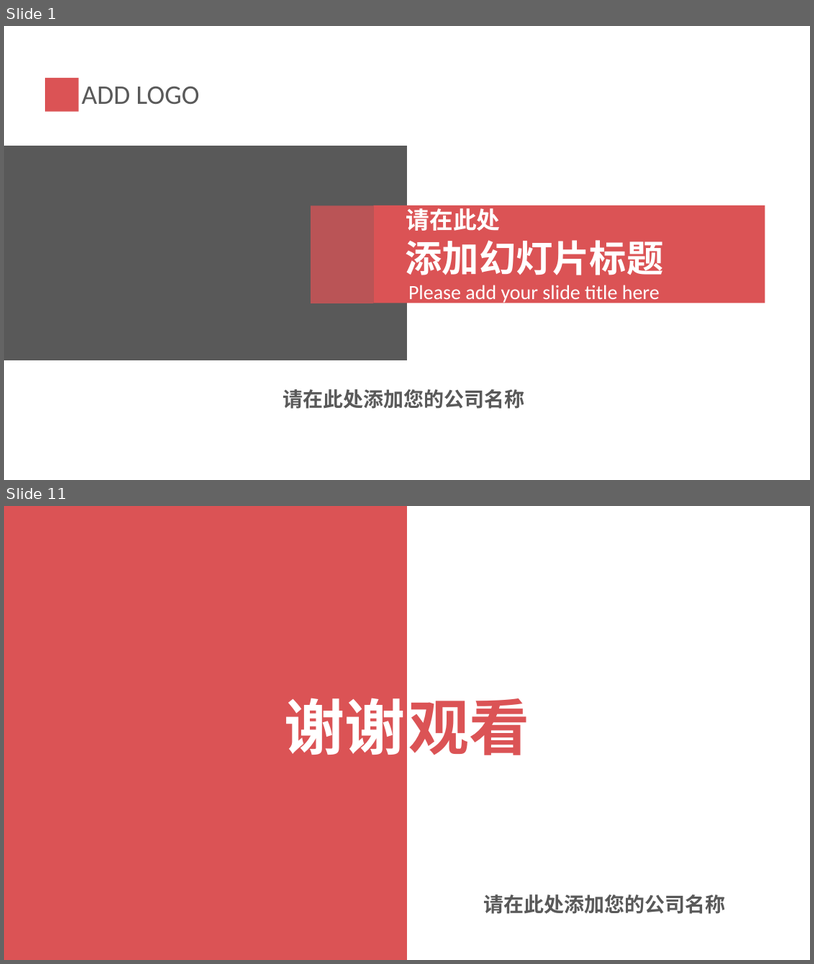
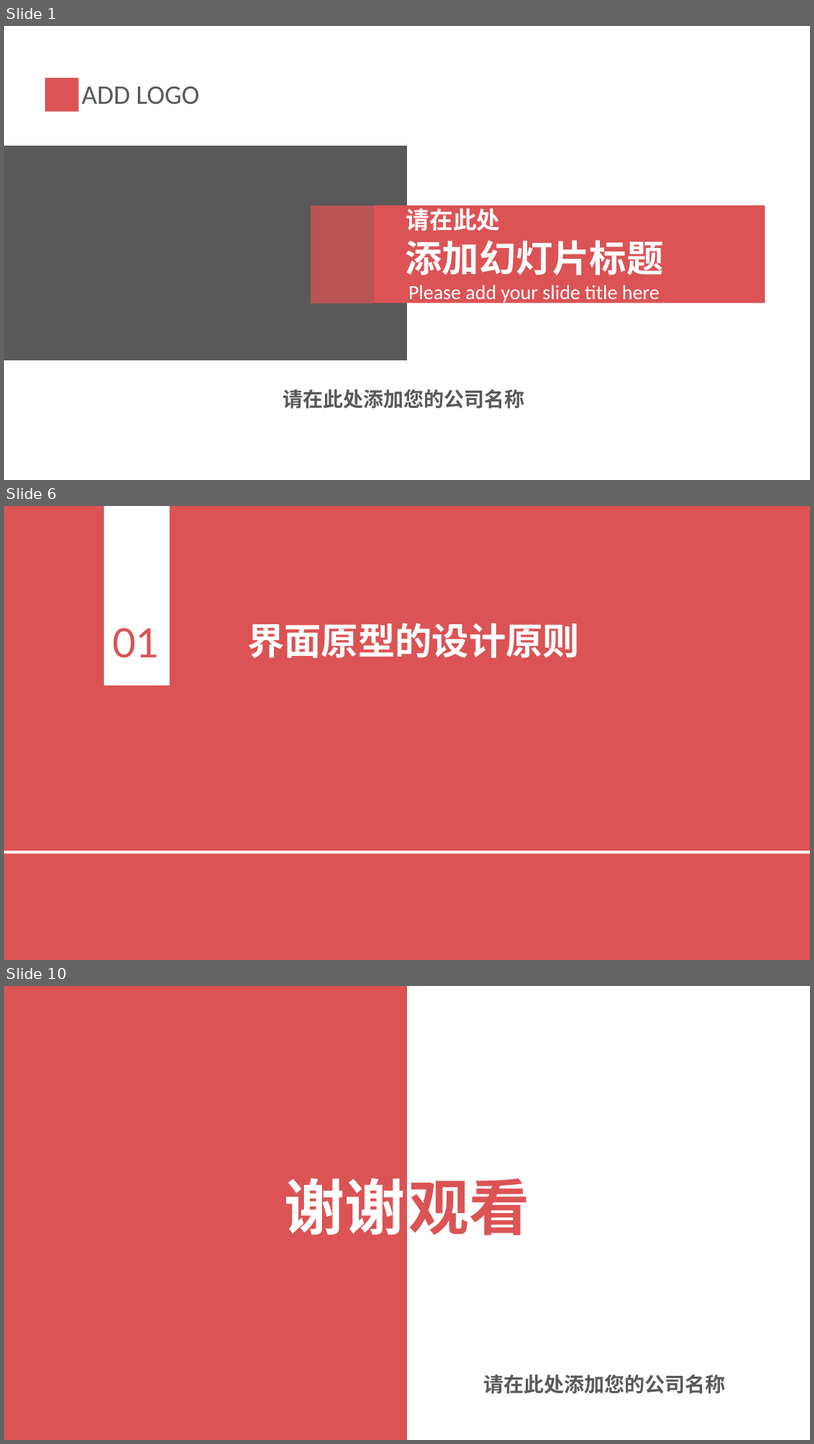
Before and after one commit to PRD2018-G03/PRD2018-G03-SoftwareEngineeringProject, a slide deck: 非受控文档/2_叶柏成/PPT/红灰配色简洁实用PPT模板.pptx. Shown one above the other, each under a label of ours: slides 1 and 11 before the commit, slides 1, 6 and 10 after it; the slides between them are not shown. The pictures are 814x964 and 814x1444 pixels, drawn with LibreOffice and Linux fonts; fonts in the diff are those of the drawing. Boxes give left, top, right and bottom in pixels: in the first picture for what was removed or moved away, otherwise in the second. Text is boxed around its words. In the diff, an @@ line names an element or a change of style, - is before the commit and + after.

```diff
--- a/非受控文档/2_叶柏成/PPT/红灰配色简洁实用PPT模板.pptx
+++ b/非受控文档/2_叶柏成/PPT/红灰配色简洁实用PPT模板.pptx
@@ slide 6 added at (4, 506, 810, 960), background #FFFFFF @@
@@ rectangle added at (4, 506, 810, 960), fill #DB5355 @@
@@ rectangle added at (104, 506, 170, 685), fill #FFFFFF @@
@@ text added at (113, 628, 160, 658), 48 pt, text #DB5355 @@
+01
@@ text added at (247, 623, 580, 658), 44 pt, text #FFFFFF, bold @@
+界面原型的设计原则
@@ rectangle added at (4, 850, 810, 853), fill #FFFFFF @@
@@ what was slide 11 is now slide 10 @@
```
Also in this commit, not shown: 7 other slides added, 9 slides removed.
